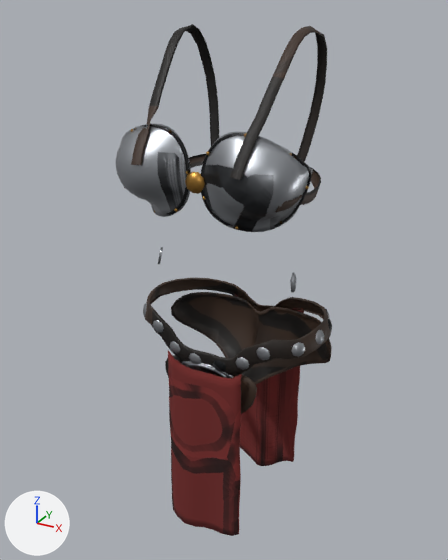
What one commit did to the glTF model packages/wanderworld/assets/models/outfit-bikini_armour.glb.
The view is the same before and after, from a camera (50 mm lens) standing at (0.448, -0.859, 1.442) and looking at (-0.022, -0.005, 1.015). Every picture has the same lights, and +X, +Y and +Z are marked at lower left. The older version comes first. Vertices at exactly the same position are counted once.

In view in the first picture: 'female'.
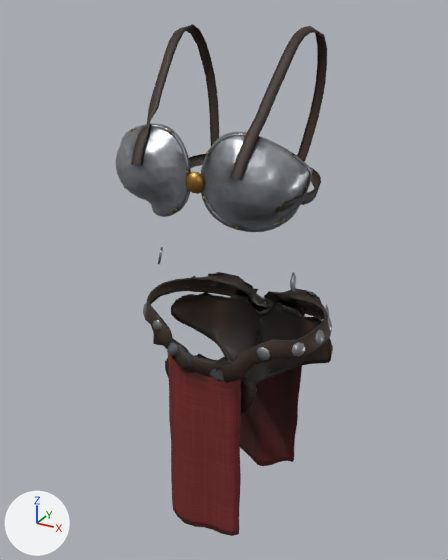
Location of each change, [x1, y1, x2, y2] in pixels of the pictures (448 x 560 px; the box of a moved part takes in the faces that stretch with it):
'female', reshaped
    before: [116, 24, 332, 536]
    after: [116, 24, 333, 536]
part 1 of me_female, moved or reshaped
    before: [151, 273, 332, 466]
    after: [150, 272, 333, 466]
part 2 of me_female, surface changed
    both: [126, 27, 332, 536]

The change in detail:
me_female is used by ob_female; location (0.0, 0.0, 0.0).
me_female had 4089 vertices, 7212 faces and spanned x -0.169..0.168, y -0.159..0.129, z 0.535..1.419.
me_female now has 4089 vertices, 7212 faces and spans x -0.169..0.168, y -0.159..0.135, z 0.535..1.419.
me_female part 1: 1211 of 4089 vertices moved; they spanned x -0.163..0.164, y -0.112..0.127, z 0.537..1.055 and now span x -0.164..0.165, y -0.124..0.135, z 0.537..1.055; mean shift (0.0, 0.001, -0.001); largest move (-0.03, 0.112, 0.934) -> (-0.011, 0.11, 0.956).
me_female part 2: 7168 kept faces spanning x -0.169..0.168, y -0.159..0.135, z 0.535..1.419 get new texture (UV) coordinates.
